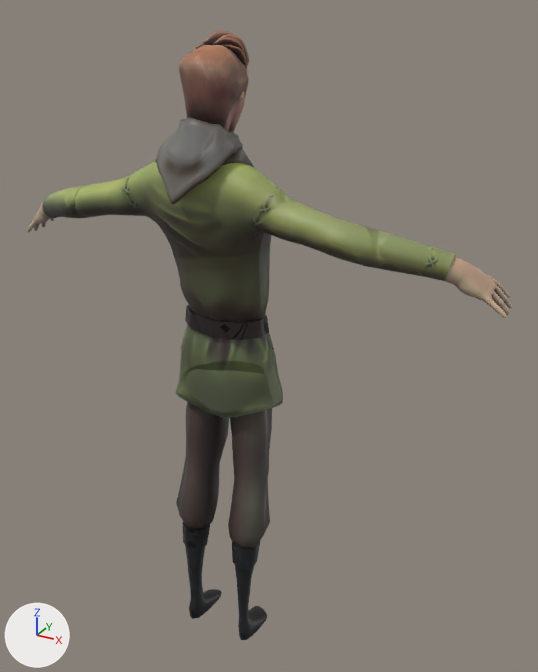
An edit to the FBX model Mhmd/FBX/mc_final_straight_legs.fbx, drawn before and after from the same camera.
Rendered twice from a camera (50 mm lens) standing at (1.036, -1.639, 1.854) and looking at (0.099, 0.064, 1.003). Lighting does not change. The marker at lower left points along +X, +Y and +Z.

The scene before the commit, as lines of its bpy script (objects in view):
```python
ob_mc_body = bpy.data.objects.new('mc_body', me_hair_base1_003)
ob_mc_body.location = (0.0, 0.0, 0.0)
ob_mc_clothing = bpy.data.objects.new('mc_clothing', me_low_body_005)
ob_mc_clothing.location = (0.0, 0.0, 0.0)
ob_mc_clothing_001 = bpy.data.objects.new('mc_clothing.001', me_low_body_006)
ob_mc_clothing_001.location = (0.0, 0.0, 0.0)
```
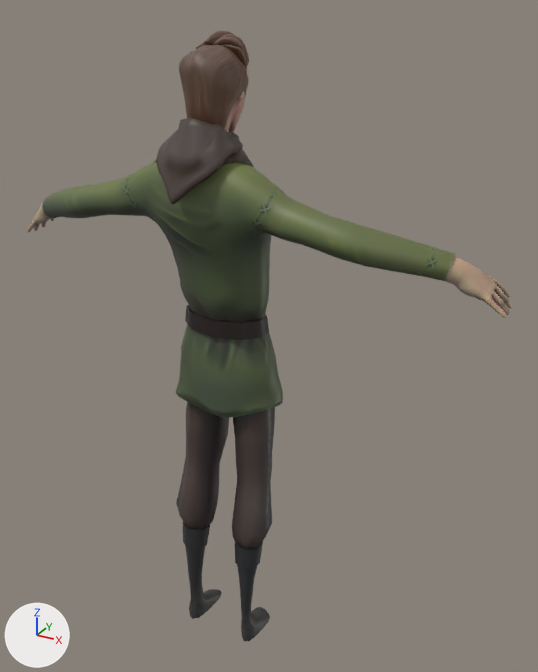
Boxes (x1, y1, x2, y2) around the edits, measured in the pictures (538 x 672 px):
'mc_clothing', surface changed: (42, 118, 455, 418) in both
'mc_clothing.001', reshaped: before (176, 402, 272, 640); after (176, 402, 275, 641)
'mc_body', surface changed: (28, 30, 511, 317) in both
part 1 of me_low_body_006, added (black): after (237, 565, 270, 641)
part 2 of me_low_body_006, added (black): after (235, 542, 263, 569)
part 3 of me_low_body_006, cut back: before (183, 502, 270, 640); after (233, 504, 272, 549)
part 4 of me_low_body_006, surface changed: before (228, 408, 272, 542); after (232, 407, 275, 540)

Edits to the bpy script that builds the scene:
```text
Add img_t_mc_body_col_png:
    img_t_mc_body_col_png = load_image('T_mc_body_Col.png', '../../Valeryia/MAIN CHAR AND TEX/tex_mc_body_cloth/T_mc_body_Col.png', 2048, 2048, 'sRGB')
Add img_t_mc_body_norm_png:
    img_t_mc_body_norm_png = load_image('T_mc_body_Norm.png', '../../Valeryia/MAIN CHAR AND TEX/tex_mc_body_cloth/T_mc_body_Norm.png', 2048, 2048, 'Non-Color')
Add img_t_mc_clothing_col_png:
    img_t_mc_clothing_col_png = load_image('T_mc_clothing_Col.png', '../../Valeryia/MAIN CHAR AND TEX/tex_mc_body_cloth/T_mc_clothing_Col.png', 2048, 2048, 'sRGB')
Change mat_mc_clothing:
    where n2 = _N.new('ShaderNodeTexImage'); n2.name = 'Image Texture'
    remove n3 = _N.new('ShaderNodeTexImage'); n3.name = 'Image Texture.001'
    remove n3.image = img_mc_clothing_norm_png
    remove n4 = _N.new('ShaderNodeNormalMap'); n4.name = 'Normal Map'
    n2.image: img_mc_clothing_col_png -> img_t_mc_clothing_col_png
    where n0 = _N.new('ShaderNodeBsdfPrincipled'); n0.name = 'Principled BSDF'
    remove _L.new(n3.outputs[0], n4.inputs[1])  # 'Color' to 'Color'
    remove _L.new(n4.outputs[0], n0.inputs[5])  # 'Normal' to 'Normal'
Change mat_mc_body:
    where n2 = _N.new('ShaderNodeTexImage'); n2.name = 'Image Texture'
    n2.image: img_mc_body_col_png -> img_t_mc_body_col_png
    where n3 = _N.new('ShaderNodeTexImage'); n3.name = 'Image Texture.001'
    n3.image: img_mc_body_norm_png -> img_t_mc_body_norm_png
Change me_low_body_006:
    used by ob_mc_clothing_001; location = (0.0, 0.0, 0.0)
    remove me_low_body_006.from_pydata(...)  # 442 vertices, 452 faces; spans x -0.161..0.154, y -0.107..0.087, z 0.0..1.021
    add me_low_body_006.from_pydata(...)  # 418 vertices, 380 faces; spans x -0.161..0.161, y -0.105..0.086, z 0.0..1.021
    me_low_body_006 part 1: a new loose piece of 93 vertices spanning x 0.062..0.128, y -0.105..0.042, z 0.0..0.295, in mat_mc_clothing (picture img_t_mc_clothing_col_png)
    me_low_body_006 part 2: a new loose piece of 14 vertices spanning x 0.05..0.137, y -0.105..-0.012, z 0.288..0.366, in mat_mc_clothing (picture img_t_mc_clothing_col_png)
    me_low_body_006 part 3
    132 vertices are removed from x 0.039..0.144, y -0.105..0.042, z 0.0..0.423
    154 faces are deleted
    31 vertices in x 0.008..0.142, y -0.066..0.063, z 0.49..0.974 move by (0.01, 0.0, 0.0)
    11 vertices in x 0.011..0.102, y -0.086..0.054, z 0.497..0.888 move by (0.01, 0.0, -0.001)
    10 vertices in x -0.005, y -0.066..0.086, z 0.917..1.021 move by (0.005, 0.0, 0.0)
    3 vertices in x 0.023..0.087, y -0.029..0.029, z 0.485..0.49 move by (0.01, -0.001, -0.001)
    39 vertices move from x 0.007..0.154, y -0.107..0.087, z 0.382..1.019 to x 0.018..0.161, y -0.104..0.084, z 0.383..1.019
    13 vertices are added at x 0.054..0.152, y -0.095..0.021, z 0.358..0.423
    15 new faces join them
    me_low_body_006 part 4: 86 kept faces spanning x 0.0..0.161, y -0.104..0.086, z 0.383..1.021 get new texture (UV) coordinates
```
